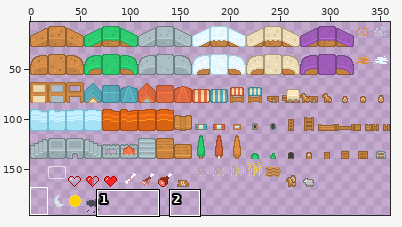
Sprite sheet -- tiles.png. The first picture is a wide view before the edit; the outline marks the close-up.
Close-up. First the earlier version:
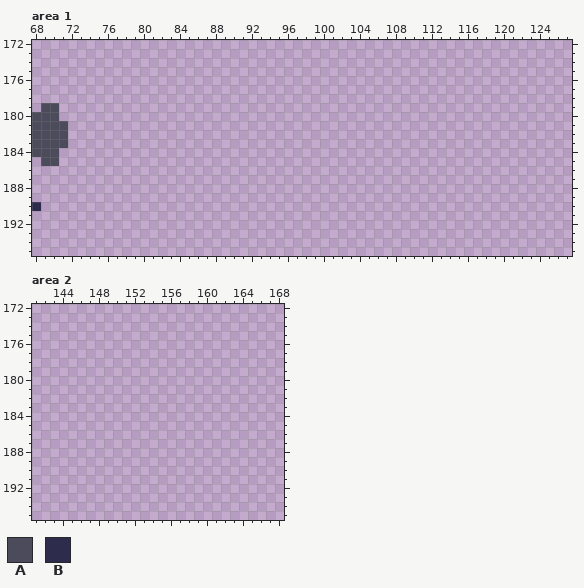
The file is 360x196 pixels. Colours within 5 levels of each other are drawn and written as one. Shown: area 1: x 68..127, y 172..195; area 2: x 141..168, y 172..195. The wide view leaves out empty margins.
Palette (. is transparent): A #4c4b5b  B #2e2c4d
Pixels before, area 1, first column x 68:
179 .AA.
180 AAA.
181 AAAA
182 AAAA
183 AAAA
184 AAA.
185 .AA.
186 ....
187 ....
188 ....
189 ....
190 B...
The same view after the edit:
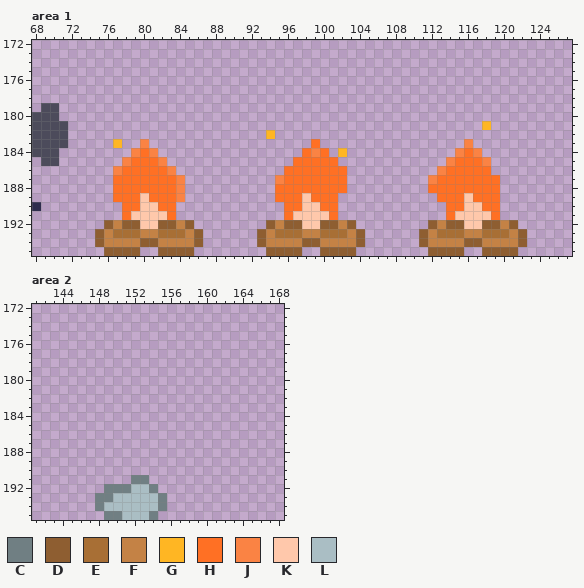
Colours new in this view: C #707f83  D #8e5e31  E #a86f35  F #c48245  G #ffb623  H #ff7024  J #fa8344  K #ffc8ab  L #aabec4
The edit:
Area 1:
The edit adds colour D in row 192 at x 76, 78 to 79, 82 to 83, 85, 94, 96 to 97, 100 to 101, 103, 112, 114 to 115, 118 to 119 and 121; in row 193 at x 75, 86, 93, 104, 111 and 122; in row 194 at x 75, 80 to 81, 86, 93, 98 to 99, 104, 111, 116 to 117 and 122; in row 195 at x 76 to 79, 82 to 85, 94 to 97, 100 to 103, 112 to 115 and 118 to 121.
The edit adds colour E in row 193 at x 77 to 79, 82 to 84, 95 to 97, 100 to 102, 113 to 115 and 118 to 120.
The edit adds colour F in row 192 at x 77, 84, 95, 102, 113 and 120; in row 193 at x 76, 80 to 81, 85, 94, 98 to 99, 103, 112, 116 to 117 and 121; in row 194 at x 76 to 79, 82 to 85, 94 to 97, 100 to 103, 112 to 115 and 118 to 121.
The edit adds colour G in row 181 at x 118; in row 182 at x 94; in row 183 at x 77; in row 184 at x 102.
The edit adds colour H in row 183 at x 99; in row 184 at x 80, 98, 100 and 116; in row 185 at x 79 to 81, 97 to 101 and 115 to 117; in row 186 at x 78 to 82, 96 to 102 and 114 to 118; in row 187 at x 77 to 83, 96 to 102 and 113 to 119; in row 188 at x 77 to 83, 95 to 102 and 112 to 119.
The edit adds colour H in row 189 at x 77 to 79, 81 to 83, 95 to 97, 99 to 101, 113 to 115 and 117 to 119; in row 190 at x 78 to 79, 82 to 83, 96 to 97, 100 to 101, 114 to 115 and 118 to 119; in row 191 at x 78, 83, 96, 101, 114 and 119.
The edit adds colour J in row 183 at x 80 and 116; in row 184 at x 79, 81, 99, 115 and 117; in row 185 at x 78, 82, 114 and 118; in row 186 at x 77, 83 and 113; in row 187 at x 84, 95 and 112; in rows 188 to 189 at x 84.
The edit adds colour K in row 189 at x 80, 98 and 116; in row 190 at x 80 to 81, 98 to 99 and 116 to 117; in row 191 at x 79 to 82, 97 to 100 and 115 to 118; in row 192 at x 80 to 81, 98 to 99 and 116 to 117.
Area 2:
The edit adds colour C in row 191 at x 152 to 153; in row 192 at x 149 to 151 and 154; in row 193 at x 148 to 149 and 155; in row 194 at x 148 and 155; in row 195 at x 149 to 150 and 154.
The edit adds colour L in row 192 at x 152 to 153; in row 193 at x 150 to 154; in row 194 at x 149 to 154; in row 195 at x 151 to 153.
